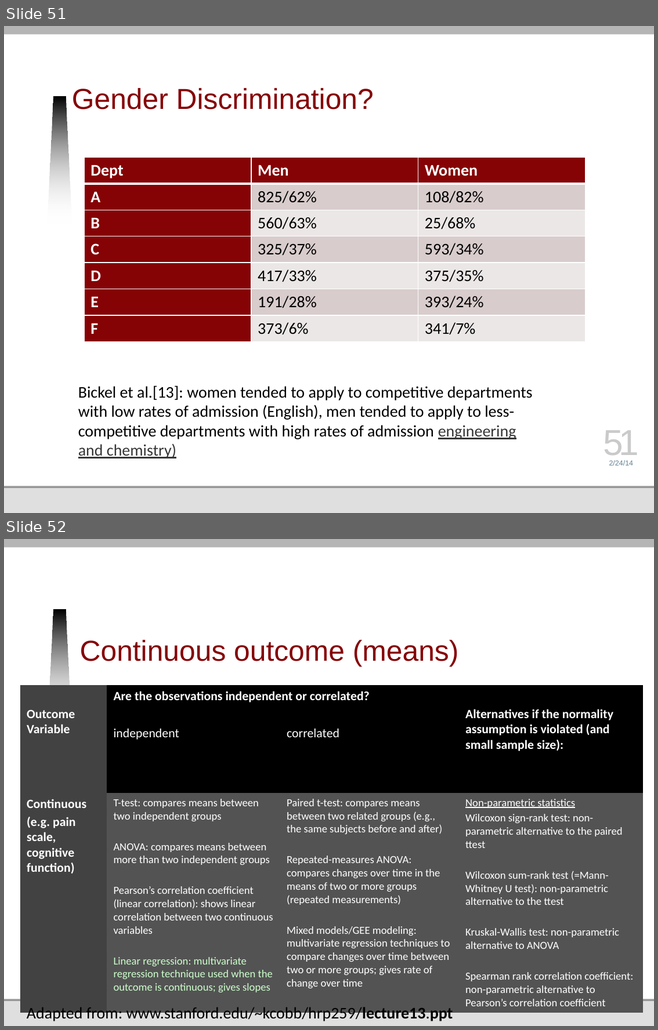
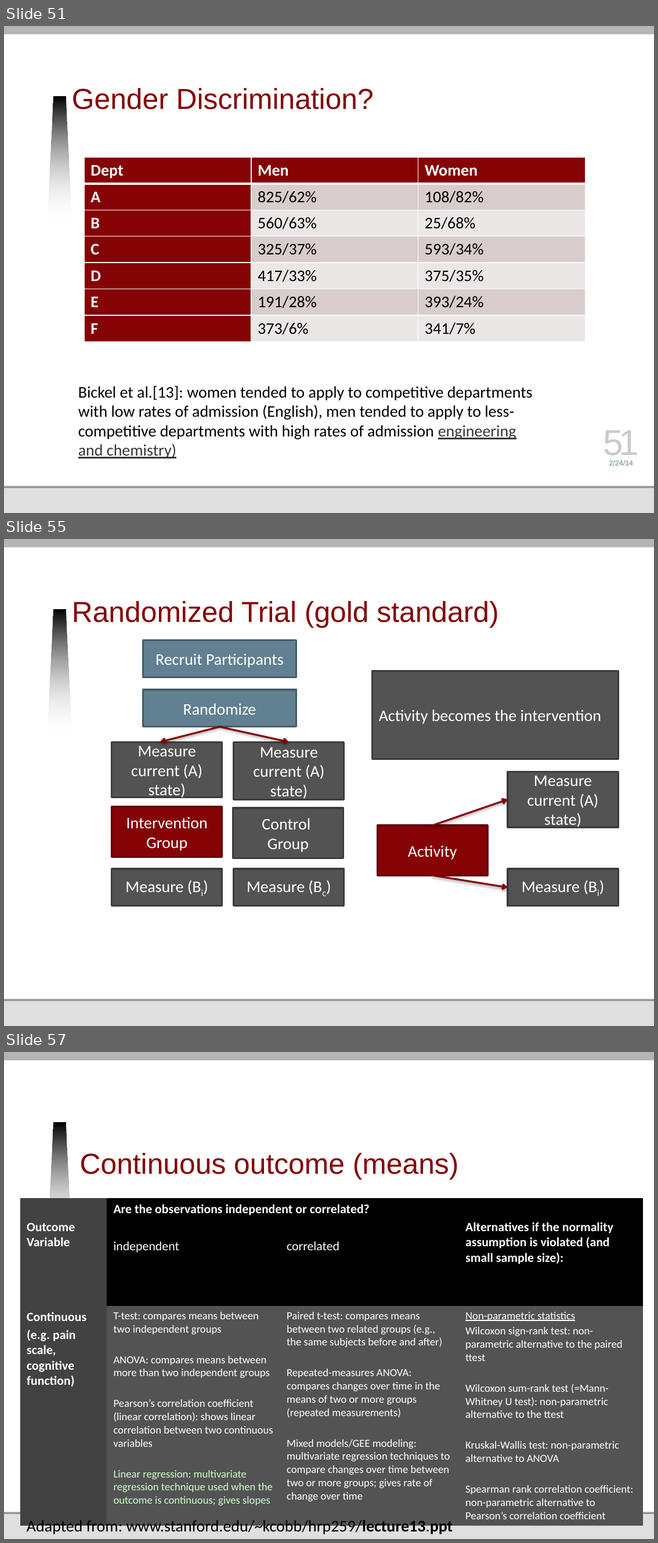
Before and after one commit to jmankoff/data, a slide deck: Lectures/9 Correlation and Regression.pptx. Shown one above the other, each under a label of ours: slides 51 and 52 before the commit, slides 51, 55 and 57 after it; the slides between them are not shown. The pictures are 658x1030 and 658x1543 pixels, drawn with LibreOffice and Linux fonts; fonts in the diff are those of the drawing; background and template pictures are left out. Boxes give left, top, right and bottom in pixels: in the first picture for what was removed or moved away, otherwise in the second. Text is boxed around its words. In the diff, an @@ line names an element or a change of style, - is before the commit and + after.

```diff
--- a/Lectures/9 Correlation and Regression.pptx
+++ b/Lectures/9 Correlation and Regression.pptx
@@ slide 55 added at <box>4,539,654,1026</box>, background #FFFFFF; not listed: 6 template elements that a slide beside it also shows @@
@@ title added at <box>72,601,498,628</box>, 32 pt, text #850205 @@
+Randomized Trial (gold standard)
@@ rectangle added at <box>143,641,296,678</box>, fill #618091, outline #485F6B 2 pt, 18 pt, text #FFFFFF @@
+Recruit Participants
@@ rectangle added at <box>372,671,618,759</box>, fill #535353, outline #3D3D3D 2 pt, 18 pt, text #FFFFFF @@
+Activity becomes the intervention
@@ rectangle added at <box>143,690,296,727</box>, fill #618091, outline #485F6B 2 pt, 18 pt, text #FFFFFF @@
+Randomize
@@ arrow added from (220, 727) to (160, 743), #850205 2 pt @@
@@ arrow added from (220, 727) to (289, 743), #850205 2 pt @@
@@ rectangle added at <box>112,743,222,798</box>, fill #535353, outline #3D3D3D 2 pt, 18 pt, text #FFFFFF @@
+Measure current (A) state)
@@ rectangle added at <box>233,743,344,799</box>, fill #535353, outline #3D3D3D 2 pt, 18 pt, text #FFFFFF @@
+Measure current (A) state)
@@ rectangle added at <box>507,772,618,827</box>, fill #535353, outline #3D3D3D 2 pt, 18 pt, text #FFFFFF @@
+Measure current (A) state)
@@ arrow added from (432, 826) to (507, 799), #850205 2 pt @@
@@ rectangle added at <box>112,806,222,857</box>, fill #850205, outline #620104 2 pt, 18 pt, text #FFFFFF @@
+Intervention Group
@@ rectangle added at <box>233,808,343,858</box>, fill #535353, outline #3D3D3D 2 pt, 18 pt, text #FFFFFF @@
+Control
+Group
@@ rectangle added at <box>377,826,487,875</box>, fill #850205, outline #620104 2 pt, 18 pt, text #FFFFFF @@
+Activity
@@ rectangle added at <box>112,869,222,906</box>, fill #535353, outline #3D3D3D 2 pt, 18 pt, text #FFFFFF @@
+Measure (Bi)
@@ rectangle added at <box>233,869,344,906</box>, fill #535353, outline #3D3D3D 2 pt, 18 pt, text #FFFFFF @@
+Measure (Bc)
@@ rectangle added at <box>507,869,618,906</box>, fill #535353, outline #3D3D3D 2 pt, 18 pt, text #FFFFFF @@
+Measure (Bi)
@@ arrow added from (432, 875) to (507, 888), #850205 2 pt @@
@@ what was slide 52 is now slide 57 @@
```
Also in this commit, not shown: 2 slides changed, 7 other slides added, 1 slide removed.
